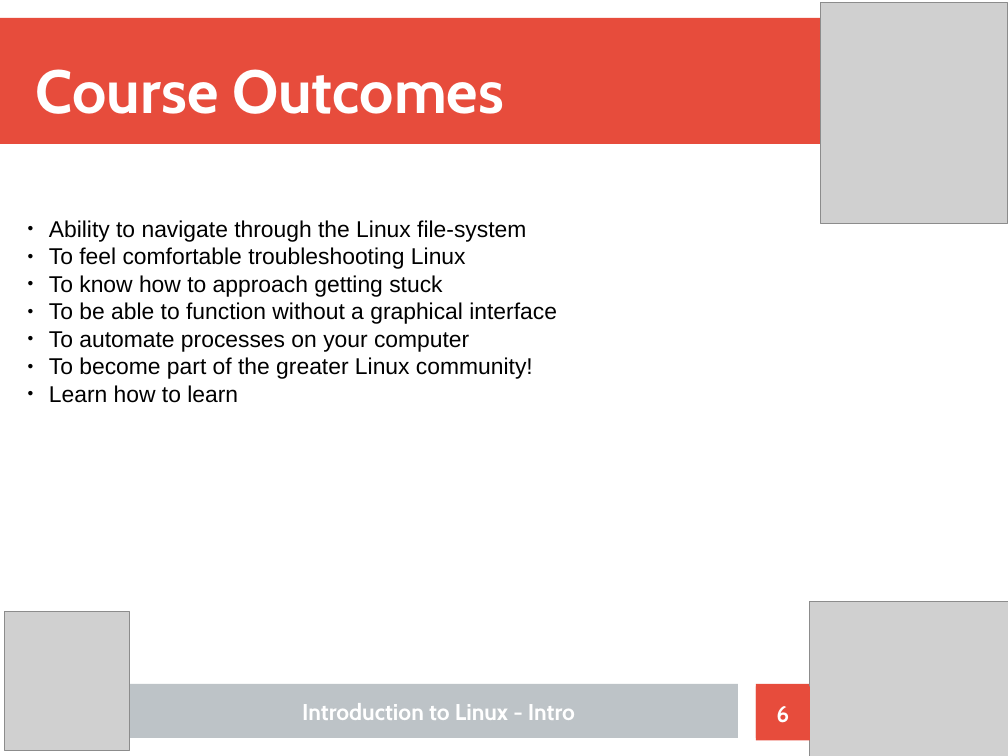
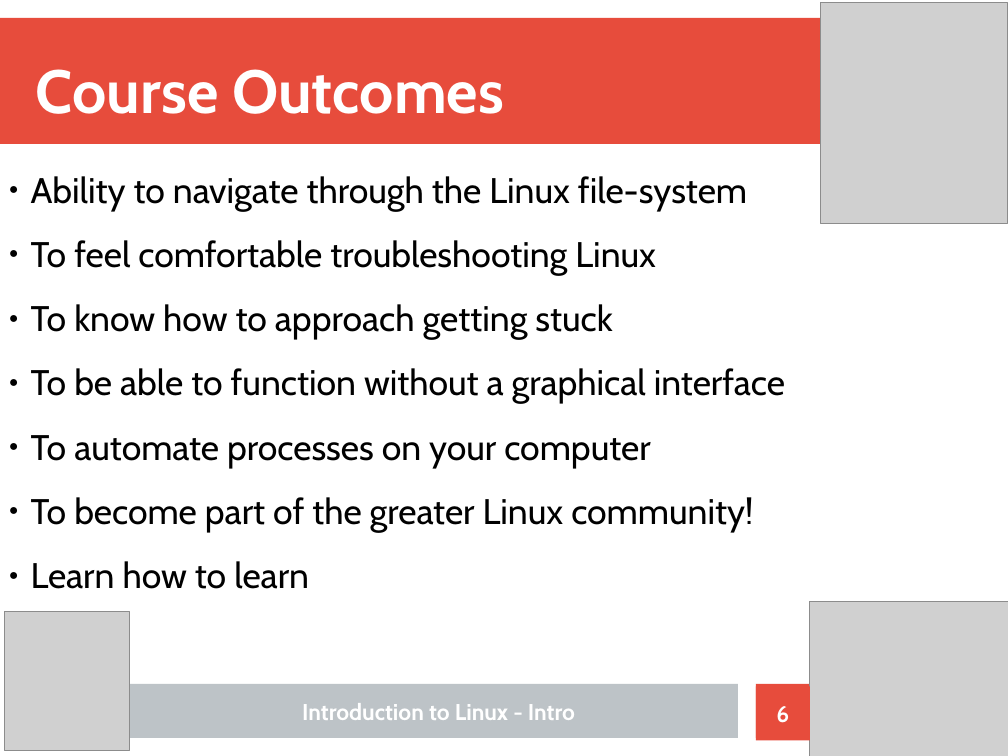
Before and after one commit to Nhlakanipho-Biyela/Intro_To_Linux_Course, a slide deck: slide 6 of Lecture_Slides/Linux_Tutorial_Format.odp. Drawn at 1008x756 pixels with LibreOffice and Linux fonts; fonts in the diff are those of the drawing; grey boxes stand for pictures. Boxes give left, top, right and bottom in pixels: in the first picture for what was removed or moved away, otherwise in the second. Text is boxed around its words. In the diff, an @@ line names an element or a change of style, - is before the commit and + after.

Commit message:
design changes to lecture 1 slides

```diff
--- a/Lecture_Slides/Linux_Tutorial_Format.odp
+++ b/Lecture_Slides/Linux_Tutorial_Format.odp
@@ text "Ability to navigate through the ..." moved from (x1=49, y1=220, x2=557, y2=403) to (x1=31, y1=176, x2=785, y2=589) @@
@@ text "Ability to navigate through the ..." at (x1=31, y1=176, x2=785, y2=589): size 18 to 28 pt, font Arial to Cabin; more space between paragraphs @@
```
Also in this commit, not shown: 10 other slides changed, 1 other file.
